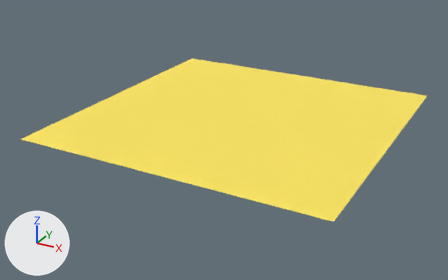
An edit to the glTF model 3d/world/export_triangulated/natura_world_183.gltf, drawn before and after from the same camera.
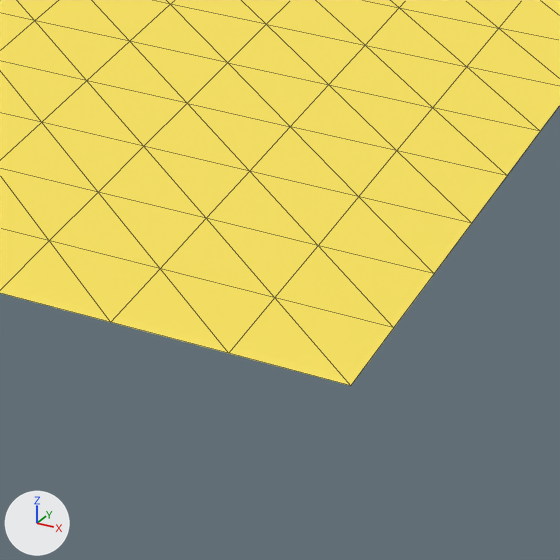
Old and new are each drawn whole from a 50 mm camera at (-0.4525, -0.0278, 0.0948) aimed at (-0.5668, 0.1801, -0.0092) and again close up on the part from 58% to 84% of the width and 51% to 92% of the height. Arrows for +X, +Y and +Z are at lower left; the lights stay in place. The close-ups show mesh edges as thin lines. Vertices at the same position are counted once.

Names of what the first close-up shows: 'natura_world.183'.
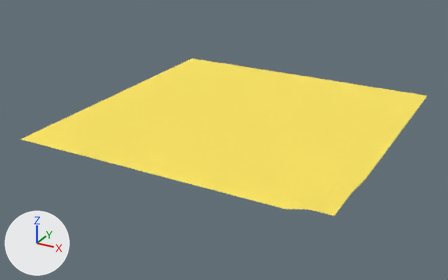
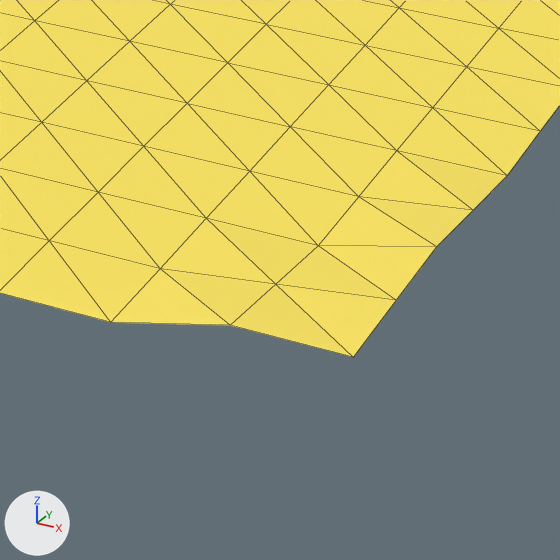
The newer file is also turned or shifted as a whole; pictures and numbers use the older file's frame.

Boxes (x1, y1, x2, y2) around the edits, measured in the close-ups (560 x 560 px; the box of a moved part takes in the faces that stretch with it):
'natura_world.183', reshaped: before (0, 0, 560, 386); after (0, 0, 560, 357)
part 1 of me_plane_183, moved or reshaped: before (111, 151, 507, 386); after (112, 151, 507, 357)

The change, as a list of edits to the scene's bpy script:
```text
Change me_plane_183:
    where me_plane_183.from_pydata(...)  # 289 vertices, 512 faces; spans x -0.625..-0.5, y 0.125..0.25, z 0.0
    used by ob_natura_world_183; location = (0.0, 0.0, 0.0)
    before: 0 (-0.5, 0.1328, 0.0) at pixel (393, 327), 2 (-0.5, 0.1406, 0.0) at pixel (434, 273), 3 (-0.5, 0.125, 0.0) at pixel (350, 385), 4 (-0.5078, 0.125, 0.0) at pixel (228, 353)
    me_plane_183 part 1
    add for i in [0, 2, 3, 4]: me_plane_183.vertices[i].co += Vector((0.0, 0.0, 0.002))
    me_plane_183.vertices[1].co: (-0.5078, 0.1328, 0.0) -> (-0.5078, 0.1328, 0.001)  # pixel (274, 297) -> pixel (275, 284)
    me_plane_183.vertices[92].co: (-0.5, 0.1484, 0.0) -> (-0.5, 0.1484, 0.001)  # pixel (471, 223) -> pixel (473, 210)
```
